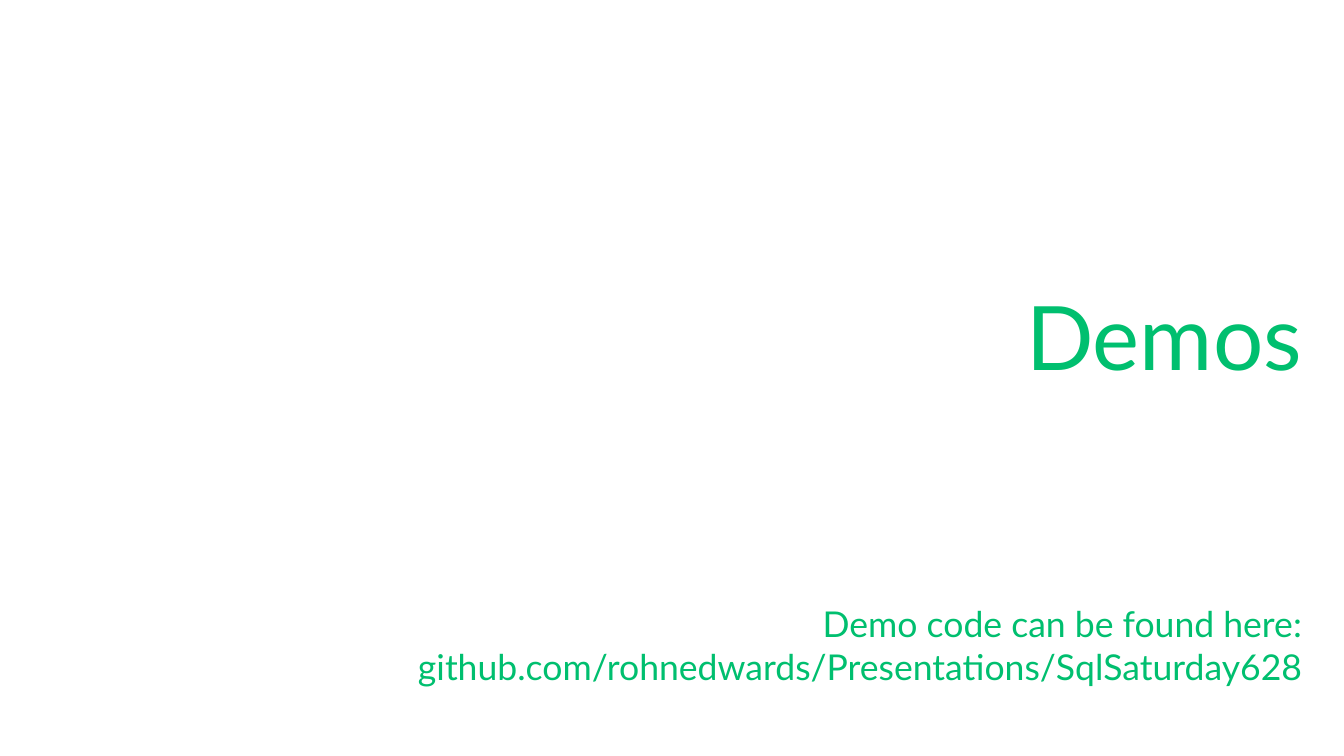
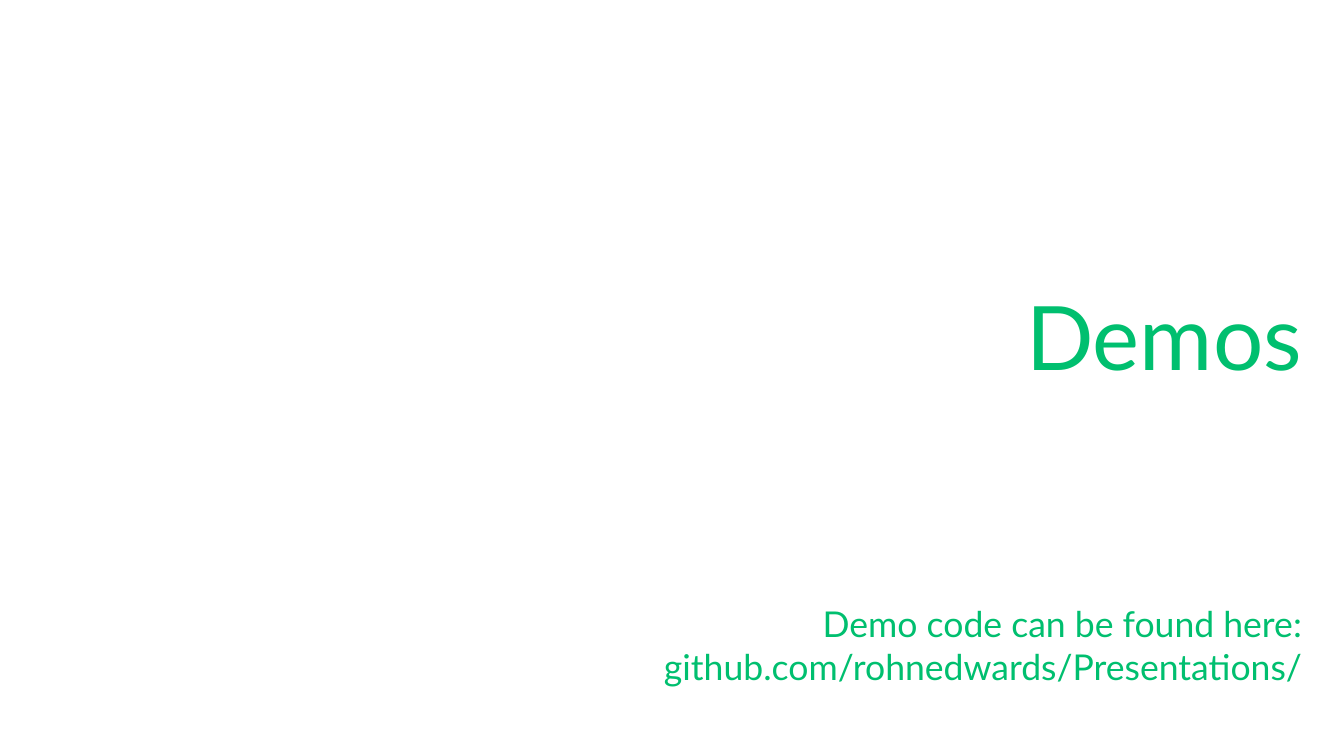
Before and after one commit to rohnedwards/Presentations, a slide deck: slide 5 of SqlSaturday628/SqlSat628-DbReporter.pptx. Drawn at 1344x756 pixels with LibreOffice and Linux fonts; fonts in the diff are those of the drawing; background and template pictures are left out. Boxes give left, top, right and bottom in pixels: in the first picture for what was removed or moved away, otherwise in the second. Text is boxed around its words. In the diff, an @@ line names an element or a change of style, - is before the commit and + after.

Commit message:
Update presentation link

```diff
--- a/SqlSaturday628/SqlSat628-DbReporter.pptx
+++ b/SqlSaturday628/SqlSat628-DbReporter.pptx
@@ title at [664, 306, 1302, 687]: text changed @@
-Demos
-Demo code can be found here: github.com/rohnedwards/Presentations/SqlSaturday628
+Demos
+Demo code can be found here:
+github.com/rohnedwards/Presentations/
```
